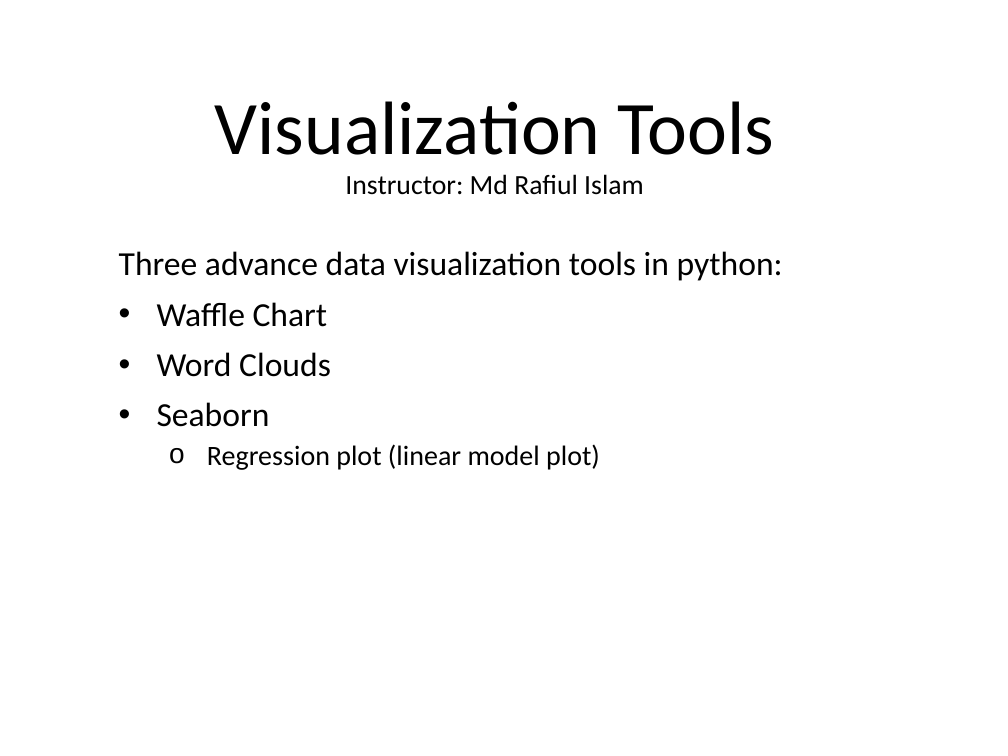
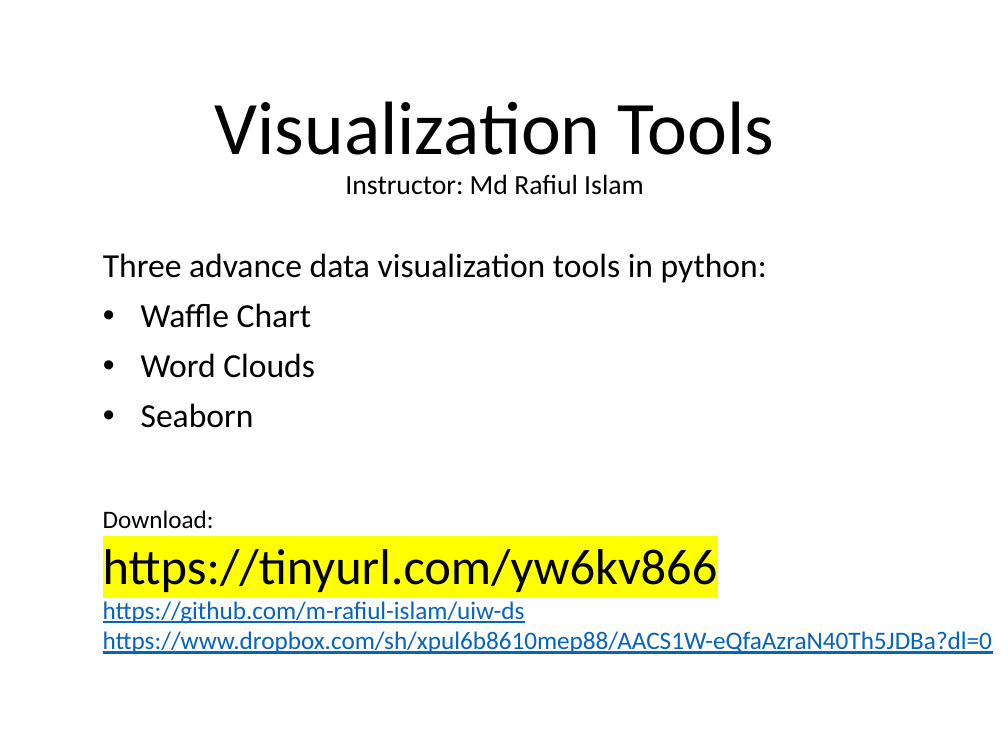
Before and after one commit to m-rafiul-islam/uiw-ds, a slide deck: slide 1 of Teaching_april25.pptx. Drawn at 1008x756 pixels with LibreOffice and Linux fonts; fonts in the diff are those of the drawing. Boxes give left, top, right and bottom in pixels: in the first picture for what was removed or moved away, otherwise in the second. Text is boxed around its words. In the diff, an @@ line names an element or a change of style, - is before the commit and + after.

```diff
--- a/Teaching_april25.pptx
+++ b/Teaching_april25.pptx
@@ subtitle "Three advance data visualization tools ...": place and size @@
-subtitle "Three advance data visualization tools ..." at [119,251,783,470]
+subtitle "Three advance data visualization tools ..." at [103,253,767,428]
@@ subtitle at [207,444,600,470]: paragraph removed @@
-  o Regression plot (linear model plot)
@@ text added at [103,510,992,654], 18 pt, text #0563C1, underline @@
+Download:
+https://tinyurl.com/yw6kv866
+https://github.com/m-rafiul-islam/uiw-ds
+https://www.dropbox.com/sh/xpul6b8610mep88/AACS1W-eQfaAzraN40Th5JDBa?dl=0
```
